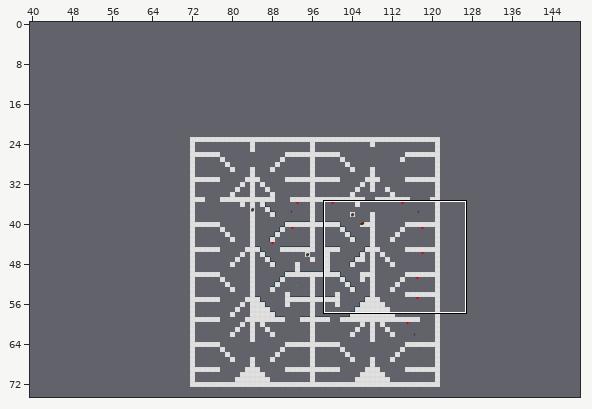
Level history. Tiled map (JSON): public/assets/levels/Level2.json. The first picture is a wide view before the edit; the outline marks the close-up.
Close-up. Before the edit:
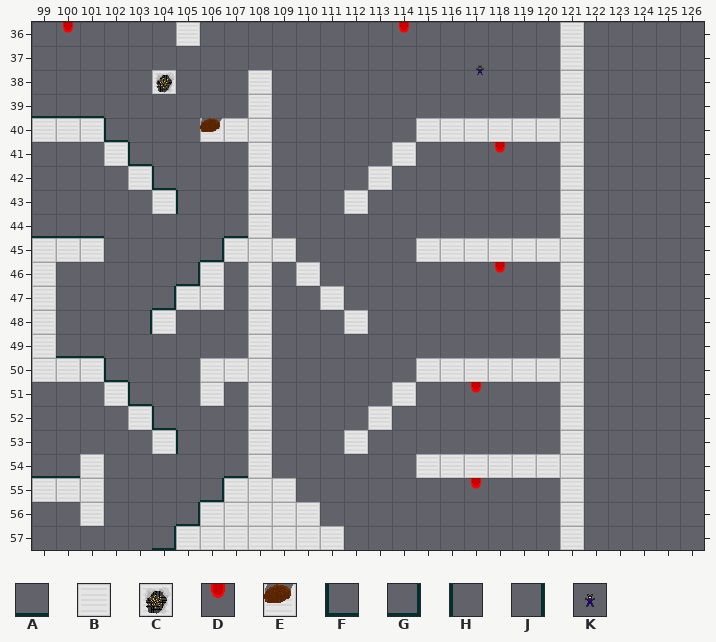
Cells are 32x32 px. Shown: x 99..126, y 36..57. The commit also changed other parts of the map, which this record leaves out. The old version is drawn lined up with the new one.
Key: from "SpaceShipTiles": A 0, B 1, C 5, D 6, E 9, F 11, G 12, H 13, J 14, K 21.
_ is an empty cell.
Objects are placed by their top-left corner, in cells (3,4 is the top-left corner of cell 3,4); size is 1x1 cell unless given.
Layer "Tile Layer 1" before, first column x 99:
36 _D____B________D______B_____
37 ______________________B_____
38 _____C___B____________B_____
39 AAA______B____________B_____
40 BBBF___EBB______BBBBBBB_____
41 ___BF____B_____B___D__B_____
42 ____BF___B____B_______B_____
43 _____BH__B___B________B_____
44 AAA_____AB____________B_____
45 BBB____GBBB_____BBBBBBB_____
46 B_____GB_B_B_______D__B_____
47 B____GBB_B__B_________B_____
48 B___JB___B___B________B_____
49 BAA______B____________B_____
50 BBBF___BBB______BBBBBBB_____
51 ___BF__B_B_____B__D___B_____
52 ____BF___B____B_______B_____
53 _____BH__B___B________B_____
54 AAB_____AB______BBBBBBB_____
55 BBB____GBBB_______D___B_____
56 __B___GBBBBB__________B_____
57 _____GBBBBBBB_________B_____
Objects on layer "Object Layer 1" before:
K at 117.2,37.5
After:
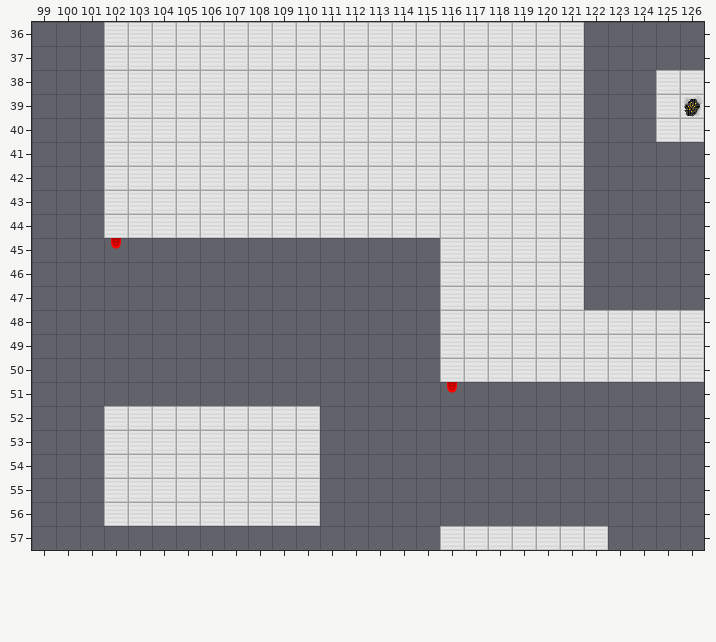
Changes in this commit:
Changed rows in their new state; . is an unchanged cell.
map size 50x50 -> 150x75 cells (old content now starts at 72,23; both pictures use the new coordinates)
Layer "Tile Layer 1":
first column x 99:
36 ._.BBB.BBBBBBBBBBBBBBB......
37 ...BBBBBBBBBBBBBBBBBBB......
38 ...BBBBBB.BBBBBBBBBBBB....BB
39 ___BBBBBB.BBBBBBBBBBBB....BC
40 ___BBBBB..BBBBBB..........BB
41 ....BBBBB.BBBBB.BBBBBB......
42 ...B.BBBB.BBBB.BBBBBBB......
43 ...BB.BBB.BBB.BBBBBBBB......
44 ___BBBBBB.BBBBBBBBBBBB......
45 ___D...____....._...........
46 _.....__._._.....BBBBB......
47 _....___._.._....BBBBB......
48 _...__..._..._...BBBBB.BBBBB
49 ___......_.......BBBBB.BBBBB
50 ____...___......_......BBBBB
51 ...__.._._....._.D_..._.....
52 ...B.BBBB.BB.._......._.....
53 ...BB.BBB.BB._........_.....
54 ___BBBBBB.BB...._______.....
55 ___BBBBB...B......_..._.....
56 .._BBBB..............._.....
57 .....________....BBBBB.B....
Layer "Object Layer 1":
removed: K at 117.2,37.5
Boxes around the changes in both close-ups, in picture pixels (x1, y1, x2, y2):
changed: (32, 22, 704, 550)
